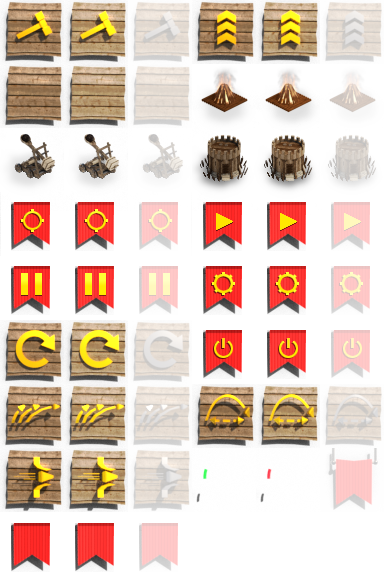
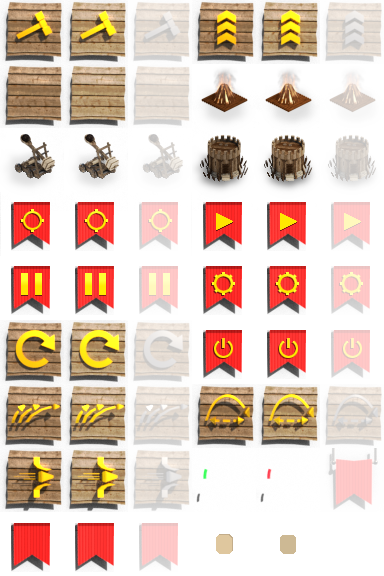
Comparing the layer stacks of the two 384x576 images. Changes:
painted on "Hover" over [280, 535, 296, 554]
added group "ProgressBar" with 3 layers above "Menu #1" over [216, 534, 296, 554]
added layer "Copie de Center #5" in group "ProgressBar" over [280, 535, 296, 554]
added layer "Copie de Center #6" in group "ProgressBar" over [216, 535, 232, 554]
added layer "Copie de Center #4" in group "ProgressBar" over [216, 534, 233, 554]
